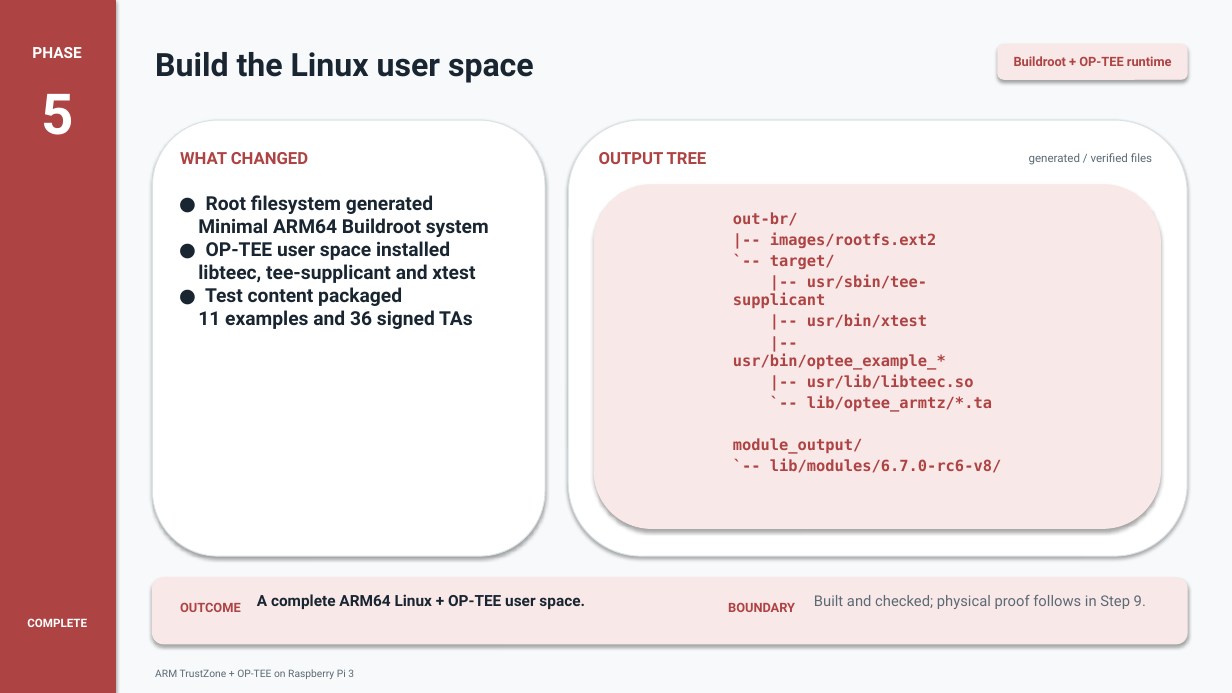
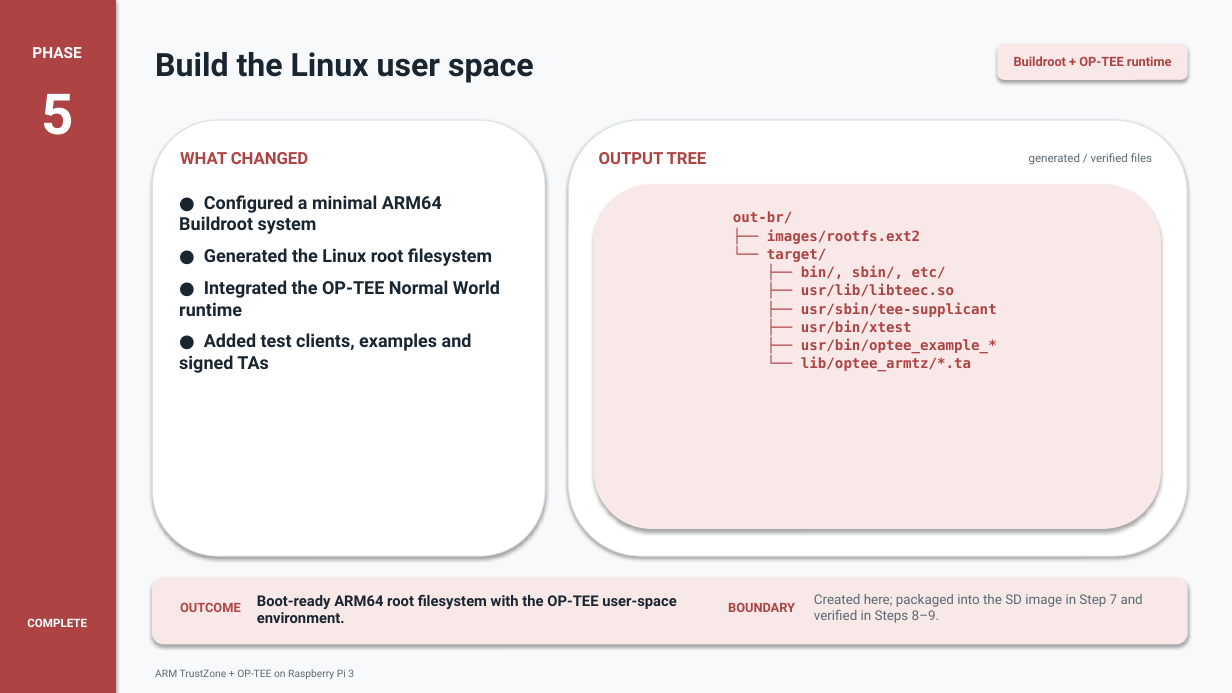
Before and after one commit to Aslam493/Minor_Project, a slide deck: slide 5 of Minor_Project_Steps_1_to_10_Updated.pptx. Drawn at 1232x693 pixels with LibreOffice and Linux fonts; fonts in the diff are those of the drawing. Boxes give left, top, right and bottom in pixels: in the first picture for what was removed or moved away, otherwise in the second. Text is boxed around its words. In the diff, an @@ line names an element or a change of style, - is before the commit and + after.

```diff
--- a/Minor_Project_Steps_1_to_10_Updated.pptx
+++ b/Minor_Project_Steps_1_to_10_Updated.pptx
@@ text at (179, 195, 500, 373): text changed; size 15 to 14 pt @@
-● Root filesystem generated
-Minimal ARM64 Buildroot system
-● OP-TEE user space installed
-libteec, tee-supplicant and xtest
-● Test content packaged
-11 examples and 36 signed TAs
+● Configured a minimal ARM64 Buildroot system
+● Generated the Linux root filesystem
+● Integrated the OP-TEE Normal World runtime
+● Added test clients, examples and signed TAs
@@ text at (733, 211, 793, 224): size 12 to 11 pt in "out-br/"; less space between paragraphs @@
@@ text at (767, 229, 997, 372): text changed; size 12 to 11 pt @@
-|-- images/rootfs.ext2
-`-- target/
-|-- usr/sbin/tee-supplicant
-|-- usr/bin/xtest
-|-- usr/bin/optee_example_*
-|-- usr/lib/libteec.so
-`-- lib/optee_armtz/*.ta
-module_output/
-`-- lib/modules/6.7.0-rc6-v8/
+├── images/rootfs.ext2
+└── target/
+├── bin/, sbin/, etc/
+├── usr/lib/libteec.so
+├── usr/sbin/tee-supplicant
+├── usr/bin/xtest
+├── usr/bin/optee_example_*
+└── lib/optee_armtz/*.ta
@@ text at (257, 594, 676, 623): text changed; size 12 to 11.5 pt @@
-A complete ARM64 Linux + OP-TEE user space.
+Boot-ready ARM64 root filesystem with the OP-TEE user-space environment.
@@ text at (814, 594, 1143, 623): text changed; size 11.5 to 10.5 pt @@
-Built and checked; physical proof follows in Step 9.
+Created here; packaged into the SD image in Step 7 and verified in Steps 8–9.
```
Also in this commit, not shown: 4 other slides changed, 3 other files.
